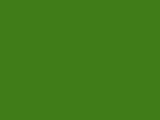
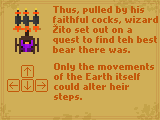
Before/after of a (160, 120) layered artwork. What changed in the layer stack:
showed group "intro" (6 layers) over [0, 0, 160, 120]
added layer "Thus, pulled by his faithful c..." in group "intro" over [53, 6, 158, 53]
added layer "..." in group "intro" over [54, 63, 154, 101]
added layer "Layer #7" in group "intro" over [7, 24, 57, 92]
added layer "Layer #6" in group "intro" over [13, 8, 41, 54]
showed group "start" (7 layers) over [0, 0, 160, 120]
